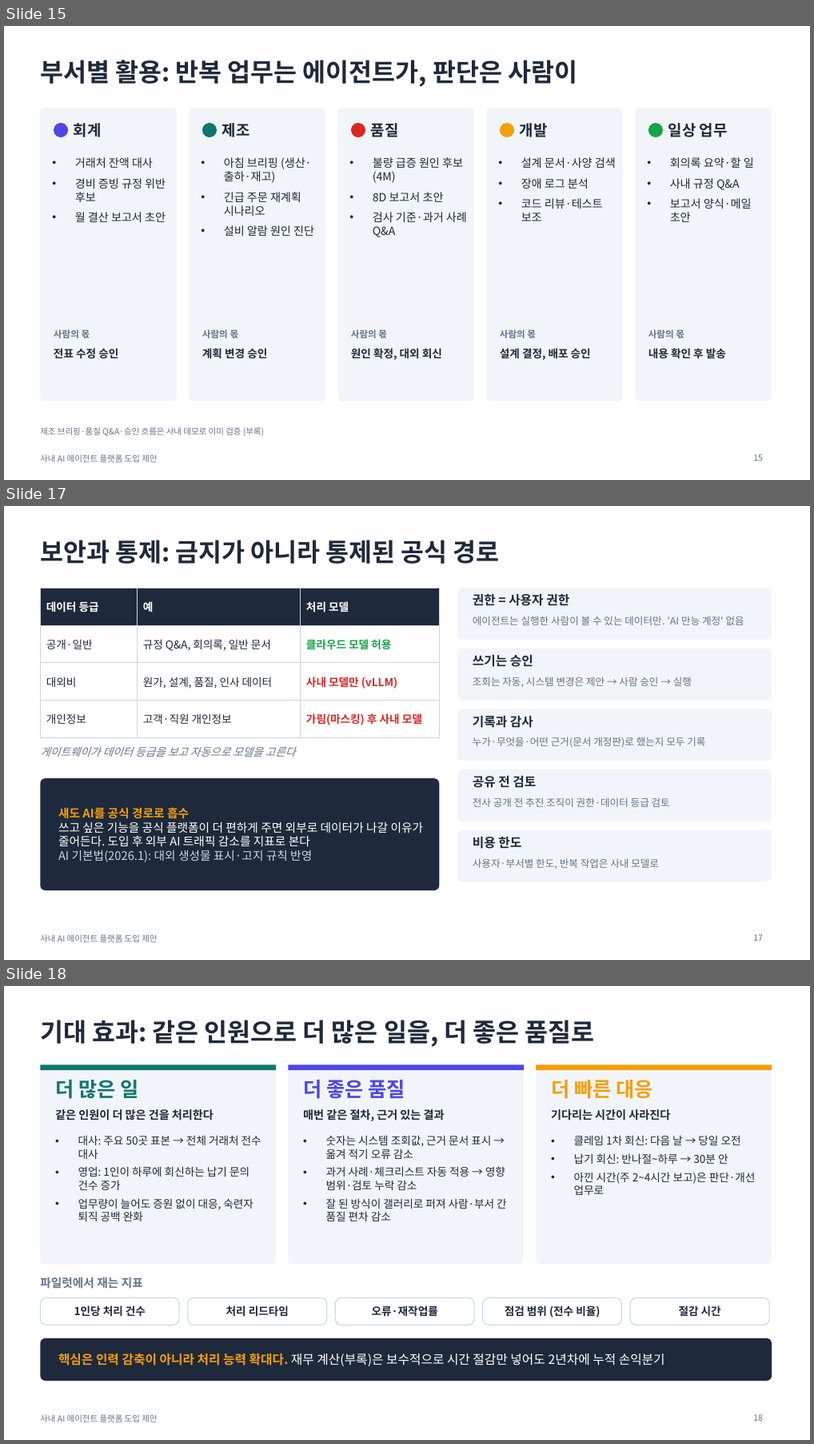
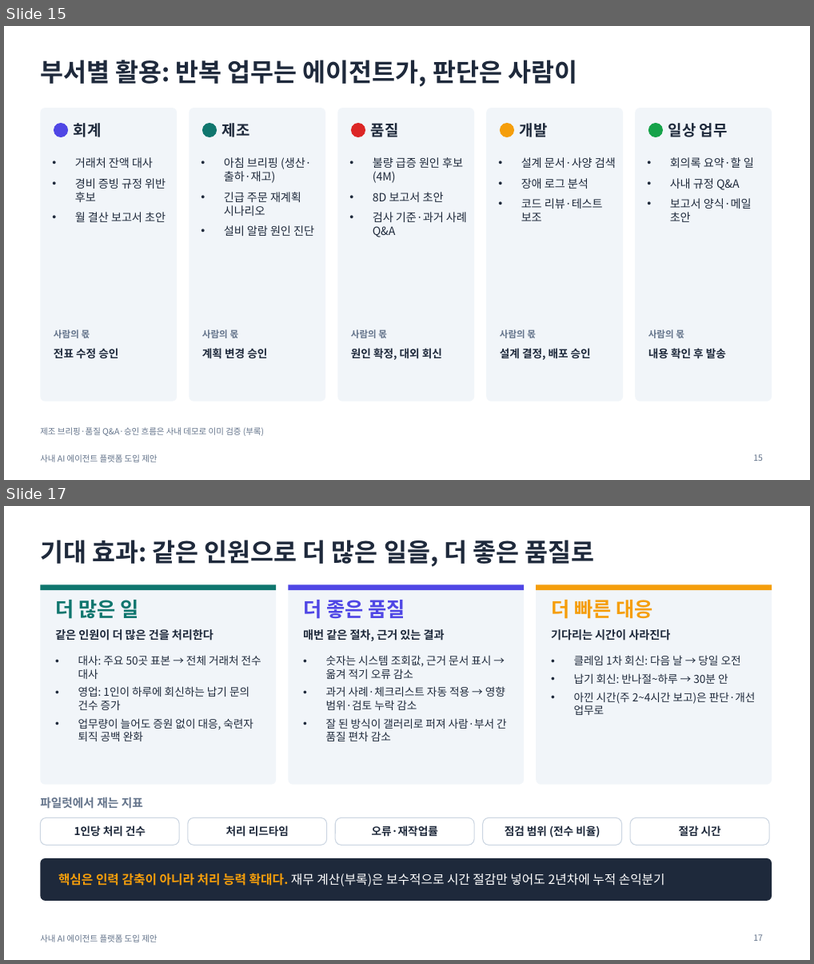
Before and after one commit to lucky-sugar-park/tech-review, a slide deck: proposal/ai-agent-platform-proposal-v2.pptx. Shown one above the other, each under a label of ours: slides 15, 17 and 18 before the commit, slides 15 and 17 after it; the slides between them are not shown. The pictures are 814x1444 and 814x964 pixels, drawn with LibreOffice and Linux fonts; fonts in the diff are those of the drawing. Boxes give left, top, right and bottom in pixels: in the first picture for what was removed or moved away, otherwise in the second. Text is boxed around its words. In the diff, an @@ line names an element or a change of style, - is before the commit and + after.

```diff
--- a/proposal/ai-agent-platform-proposal-v2.pptx
+++ b/proposal/ai-agent-platform-proposal-v2.pptx
@@ slide 17 removed at (4, 506, 810, 960), background #FFFFFF; not listed: 1 template element that a slide beside it also shows @@
@@ title removed at (40, 540, 500, 564) @@
-보안과 통제: 금지가 아니라 통제된 공식 경로
@@ table removed at (40, 588, 439, 728), 4 rows, 3 columns @@
-데이터 등급 | 예 | 처리 모델
-공개·일반 | 규정 Q&A, 회의록, 일반 문서 | 클라우드 모델 허용
-대외비 | 원가, 설계, 품질, 인사 데이터 | 사내 모델만 (vLLM)
-개인정보 | 고객·직원 개인정보 | 가림(마스킹) 후 사내 모델
@@ rounded rectangle removed at (458, 588, 772, 640) @@
@@ text removed at (473, 594, 570, 606) @@
-권한 = 사용자 권한
@@ text removed at (473, 616, 745, 625) @@
-에이전트는 실행한 사람이 볼 수 있는 데이터만. 'AI 만능 계정' 없음
@@ rounded rectangle removed at (458, 648, 772, 700) @@
@@ text removed at (473, 655, 534, 667) @@
-쓰기는 승인
@@ text removed at (473, 676, 692, 687) @@
-조회는 자동, 시스템 변경은 제안 → 사람 승인 → 실행
@@ rounded rectangle removed at (458, 708, 772, 760) @@
@@ text removed at (473, 716, 534, 728) @@
-기록과 감사
@@ text removed at (473, 736, 706, 747) @@
-누가·무엇을·어떤 근거(문서 개정판)로 했는지 모두 기록
@@ text removed at (40, 746, 296, 756) @@
-게이트웨이가 데이터 등급을 보고 자동으로 모델을 고른다
@@ rounded rectangle removed at (458, 769, 772, 821) @@
@@ rounded rectangle removed at (40, 778, 439, 890) @@
@@ text removed at (473, 776, 536, 788) @@
-공유 전 검토
@@ text removed at (58, 807, 424, 862) @@
-섀도 AI를 공식 경로로 흡수
-쓰고 싶은 기능을 공식 플랫폼이 더 편하게 주면 외부로 데이터가 나갈 이유가 줄어든다. 도입 후 외부 AI 트래픽 감소를 지표로 본다
-AI 기본법(2026.1): 대외 생성물 표시·고지 규칙 반영
@@ text removed at (473, 797, 670, 807) @@
-전사 공개 전 추진 조직이 권한·데이터 등급 검토
@@ rounded rectangle removed at (458, 830, 772, 882) @@
@@ text removed at (473, 836, 522, 848) @@
-비용 한도
@@ text removed at (473, 858, 659, 868) @@
-사용자·부서별 한도, 반복 작업은 사내 모델로
@@ page number removed at (754, 934, 763, 940) @@
-17
@@ what was slide 18 is now slide 17 @@
@@ page number at (754, 934, 763, 940): text changed @@
-18
+17
```
Also in this commit, not shown: 5 slides changed, 3 other files.
